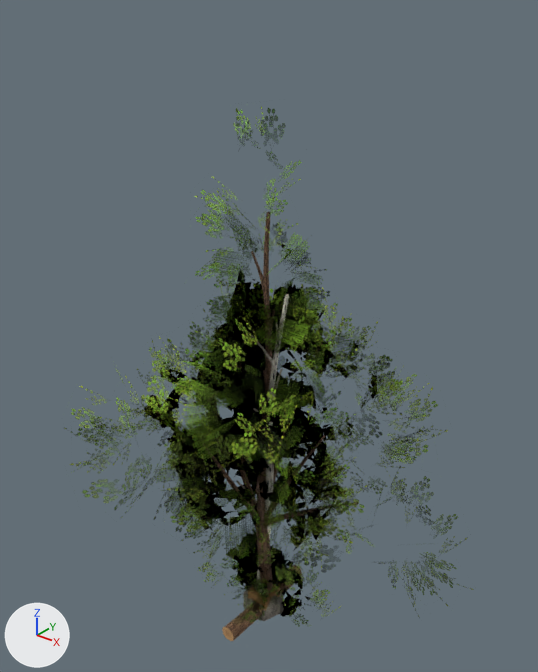
The glTF model assets/props.glb, before and after one commit.
One viewpoint serves both versions: a 50 mm lens placed at (7.78, -9.55, 12.62), pointed at (-0.06, 0.25, 6.54). Every picture has the same lights, and +X, +Y and +Z are marked at lower left. The first picture is the older version. Where no turn or scale is listed for an object, it has been applied to the vertices. Vertices at exactly the same position are counted once.

Names of what the first picture shows: 'tree_1_leaves', 'tree_1_wood', 'tree_2_leaves', 'tree_2_wood', 'tree_3_leaves', 'tree_3_wood' and 7 more.
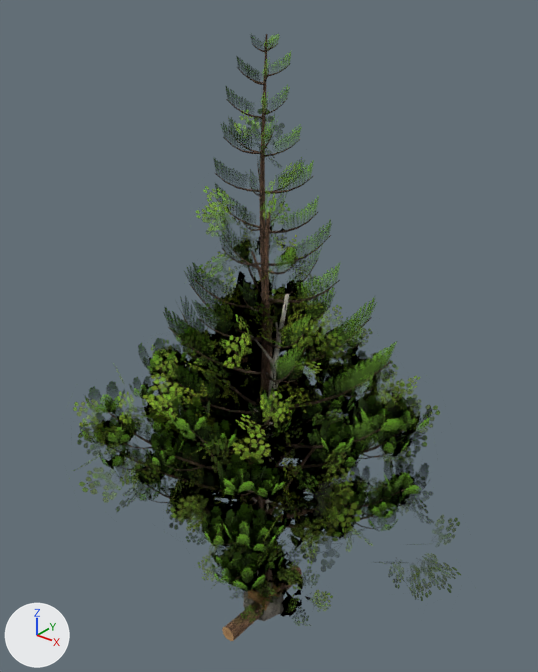
Boxes [x1, y1, x2, y2] around the edits, measured in the pictures (538 x 672 px):
```json
{"object": "tree_4_leaves", "change": "added", "after": [79, 33, 432, 589]}
{"object": "tree_4_wood", "change": "added", "after": [105, 34, 405, 595]}
{"part": 1, "of": "me_tree_1_leaves", "change": "surface changed", "before": [64, 282, 474, 618], "after": [73, 283, 461, 601]}
{"part": 2, "of": "me_tree_2_leaves", "change": "surface changed", "before": [155, 208, 358, 559], "after": [157, 212, 356, 534]}
```

Scene script edits in JSON lines:
```json
{"block": "me_tree_1_leaves", "where": "me_tree_1_leaves.from_pydata(...)  # 1849 vertices, 2443 faces; spans x -4.12..4.68, y -3.83..3.93, z 2.13..7.74"}
{"block": "me_tree_1_leaves", "where": "# used by ob_tree_1_leaves; location = (0.0, 0.0, 0.0)"}
{"block": "me_tree_1_leaves", "change": "me_tree_1_leaves part 1: texture (UV) coordinates of 2443 of 2443 faces, centred in x -3.81..4.17, y -3.42..3.56, z 2.41..7.41, changed; they spanned u 0.05..0.5, v 0.0..0.95 and now span u 0.03..0.33, v 0.0..0.95"}
{"block": "me_tree_2_leaves", "where": "me_tree_2_leaves.from_pydata(...)  # 1616 vertices, 2447 faces; spans x -2.08..1.58, y -2.14..1.72, z 2.0..9.06"}
{"block": "me_tree_2_leaves", "where": "# used by ob_tree_2_leaves; location = (0.0, 0.0, 0.0)"}
{"block": "me_tree_2_leaves", "change": "me_tree_2_leaves part 2: texture (UV) coordinates of 2447 of 2447 faces, centred in x -1.78..1.33, y -1.66..1.41, z 2.38..8.84, changed; they spanned u 0.14..1.0, v 0.0..0.88 and now span u 0.09..0.67, v 0.0..0.88"}
{"op": "add", "block": "me_tree_4_wood", "code": ["me_tree_4_wood = bpy.data.meshes.new('tree_4_wood')", "me_tree_4_wood.from_pydata(...)  # 3602 vertices, 5854 faces; spans x -3.42..2.97, y -2.47..2.46, z -0.16..11.8", "me_tree_4_wood.materials.append(mat_bark)"]}
{"op": "add", "block": "me_tree_4_leaves", "code": ["me_tree_4_leaves = bpy.data.meshes.new('tree_4_leaves')", "me_tree_4_leaves.from_pydata(...)  # 6175 vertices, 4222 faces; spans x -3.99..3.55, y -2.92..2.9, z 2.42..11.86", "me_tree_4_leaves.materials.append(mat_leaves)"]}
{"op": "add", "block": "ob_tree_4_wood", "code": ["ob_tree_4_wood = bpy.data.objects.new('tree_4_wood', me_tree_4_wood)", "ob_tree_4_wood.location = (0.0, 0.0, 0.0)"]}
{"op": "add", "block": "ob_tree_4_leaves", "code": ["ob_tree_4_leaves = bpy.data.objects.new('tree_4_leaves', me_tree_4_leaves)", "ob_tree_4_leaves.location = (0.0, 0.0, 0.0)"]}
```
